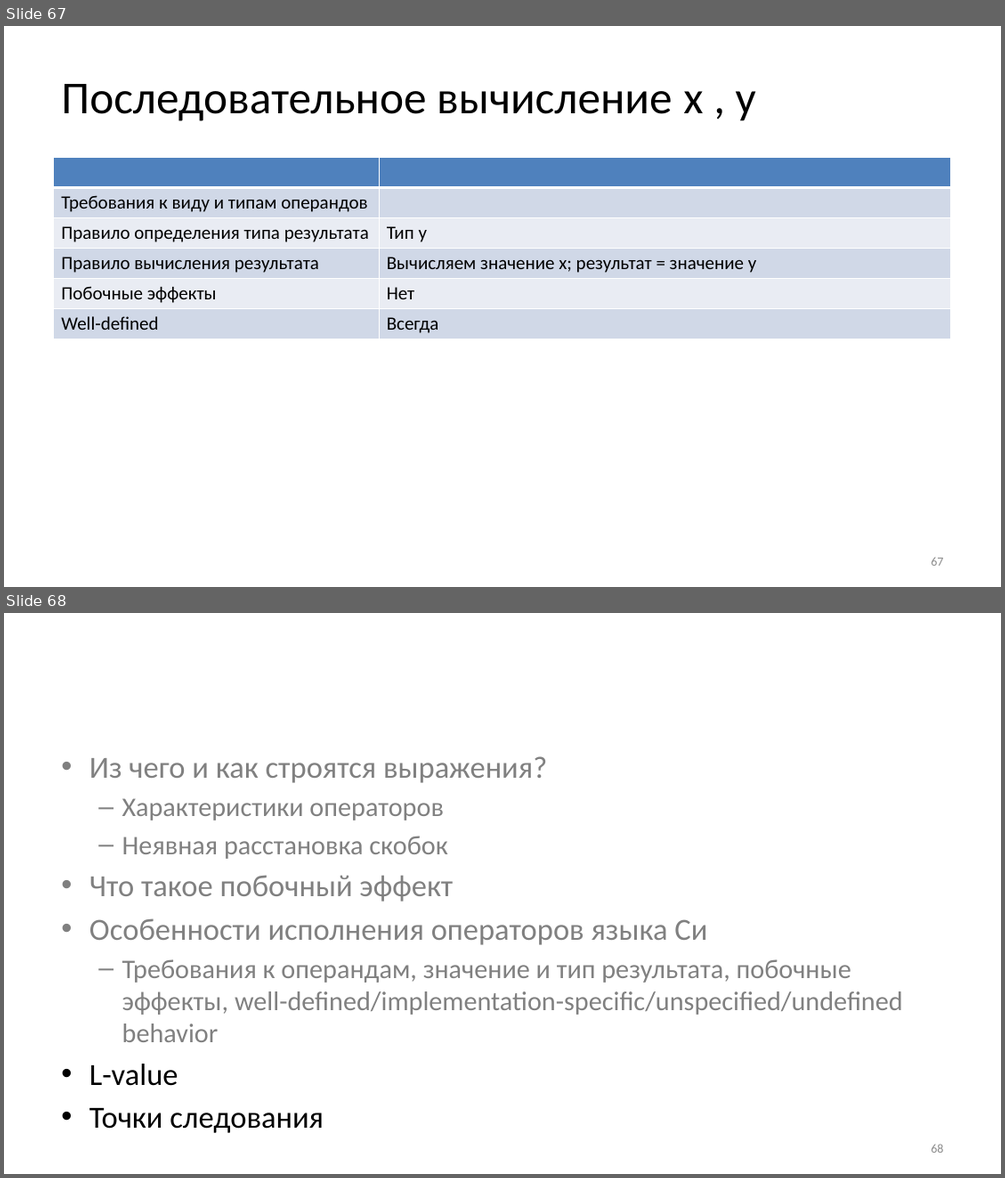
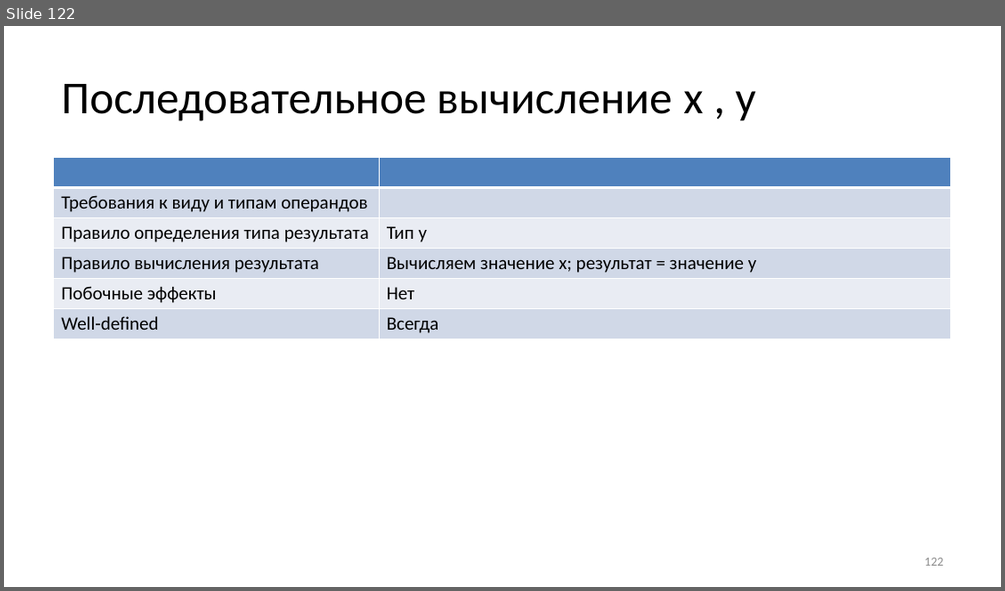
Before and after one commit to Evgueni-Petrov-aka-espetrov/Algorithms-and-Programming-in-C-pptx, a slide deck: 04 Выражения.pptx. Shown one above the other, each under a label of ours: slides 67 and 68 before the commit, slide 122 after it. The pictures are 1005x1178 and 1005x591 pixels, drawn with LibreOffice and Linux fonts; fonts in the diff are those of the drawing. Boxes give left, top, right and bottom in pixels: in the first picture for what was removed or moved away, otherwise in the second. Text is boxed around its words. In the diff, an @@ line names an element or a change of style, - is before the commit and + after.

Commit message:
добавил пример про неявную расстановку скобок; поставил разделы более логично

```diff
--- a/04 Выражения.pptx
+++ b/04 Выражения.pptx
@@ slide 68 removed at (4,613,1001,1174), background #FFFFFF @@
@@ text removed at (89,756,903,1128) @@
-• Из чего и как строятся выражения?
-  – Характеристики операторов
-  – Неявная расстановка скобок
-• Что такое побочный эффект
-• Особенности исполнения операторов языка Си
-  – Требования к операндам, значение и тип результата, побочные эффекты, well-defined/implementation-specific/unspecified/undefined behavior
-• L-value
-• Точки следования
@@ page number removed at (930,1143,943,1152) @@
-68
@@ what was slide 67 is now slide 122 @@
@@ page number at (924,557,943,565): text changed @@
-67
+122
```
Also in this commit, not shown: 12 slides changed, 9 slides added, 1 other slide removed.
